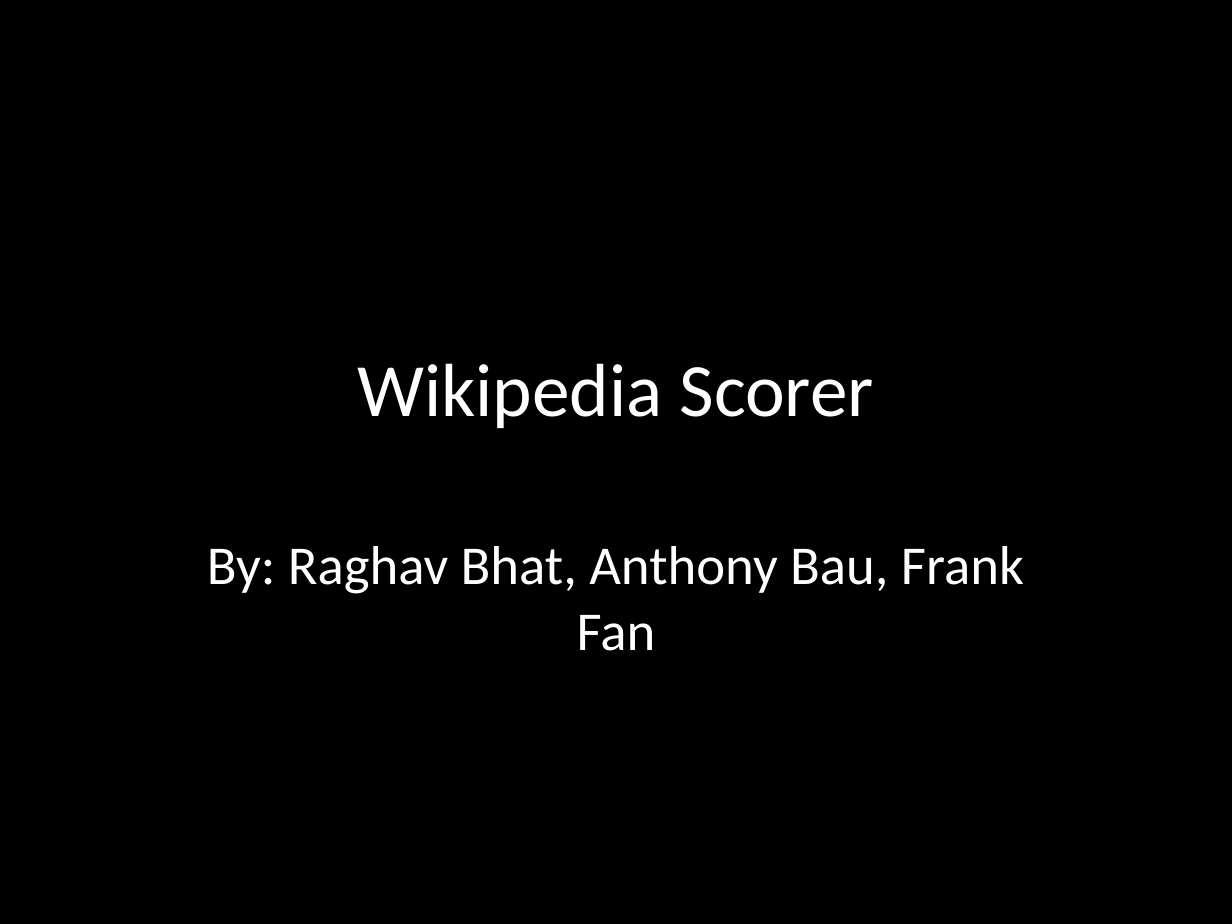
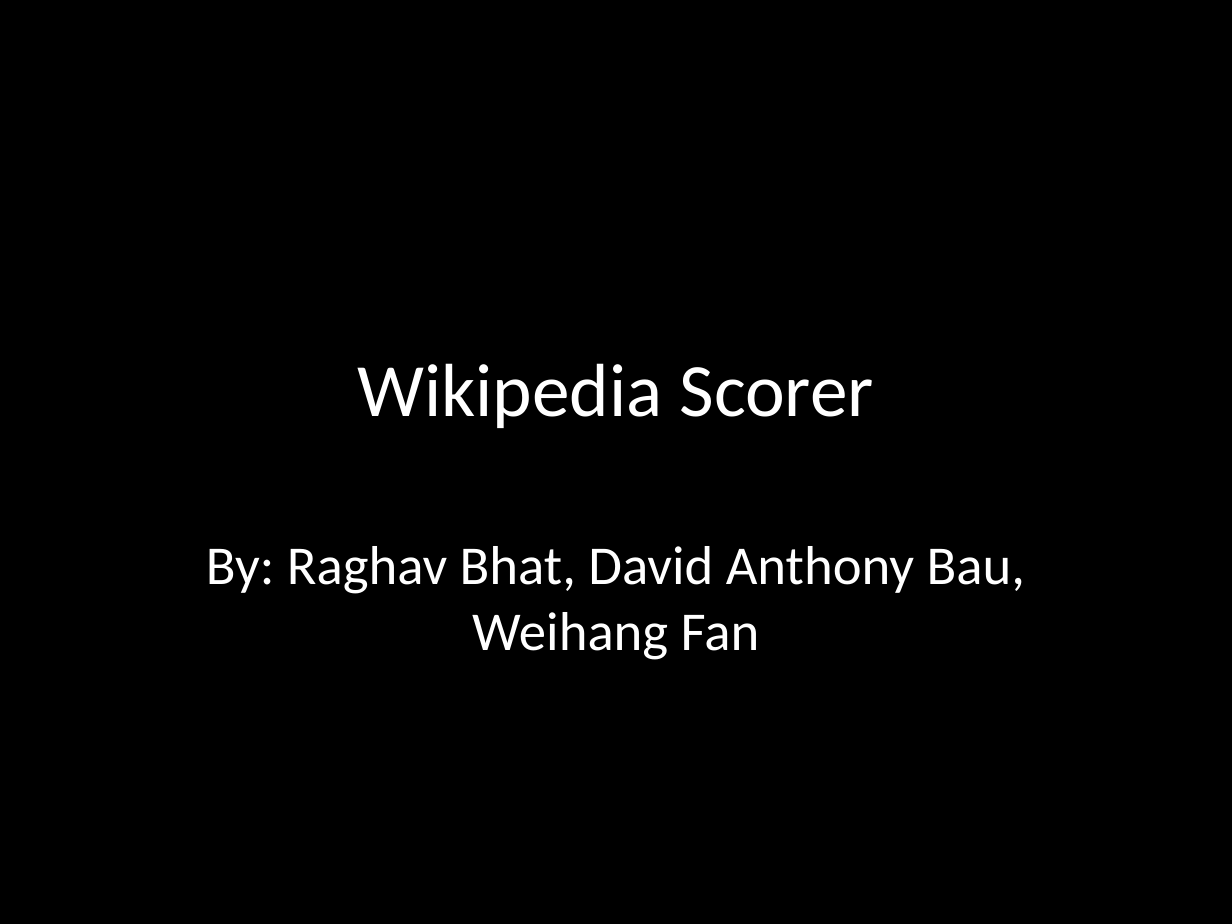
Before and after one commit to weihang7/WikipediaScorer, a slide deck: slide 1 of Presentation.WikiScorer.pptx. Drawn at 1232x924 pixels with LibreOffice and Linux fonts; fonts in the diff are those of the drawing. Boxes give left, top, right and bottom in pixels: in the first picture for what was removed or moved away, otherwise in the second. Text is boxed around its words. In the diff, an @@ line names an element or a change of style, - is before the commit and + after.

Commit message:
changed presentation

```diff
--- a/Presentation.WikiScorer.pptx
+++ b/Presentation.WikiScorer.pptx
@@ subtitle at <box>206,546,1025,660</box>: text changed @@
-By: Raghav Bhat, Anthony Bau, Frank Fan
+By: Raghav Bhat, David Anthony Bau, Weihang Fan
```
Also in this commit, not shown: 2 other slides changed, 1 slide removed.
